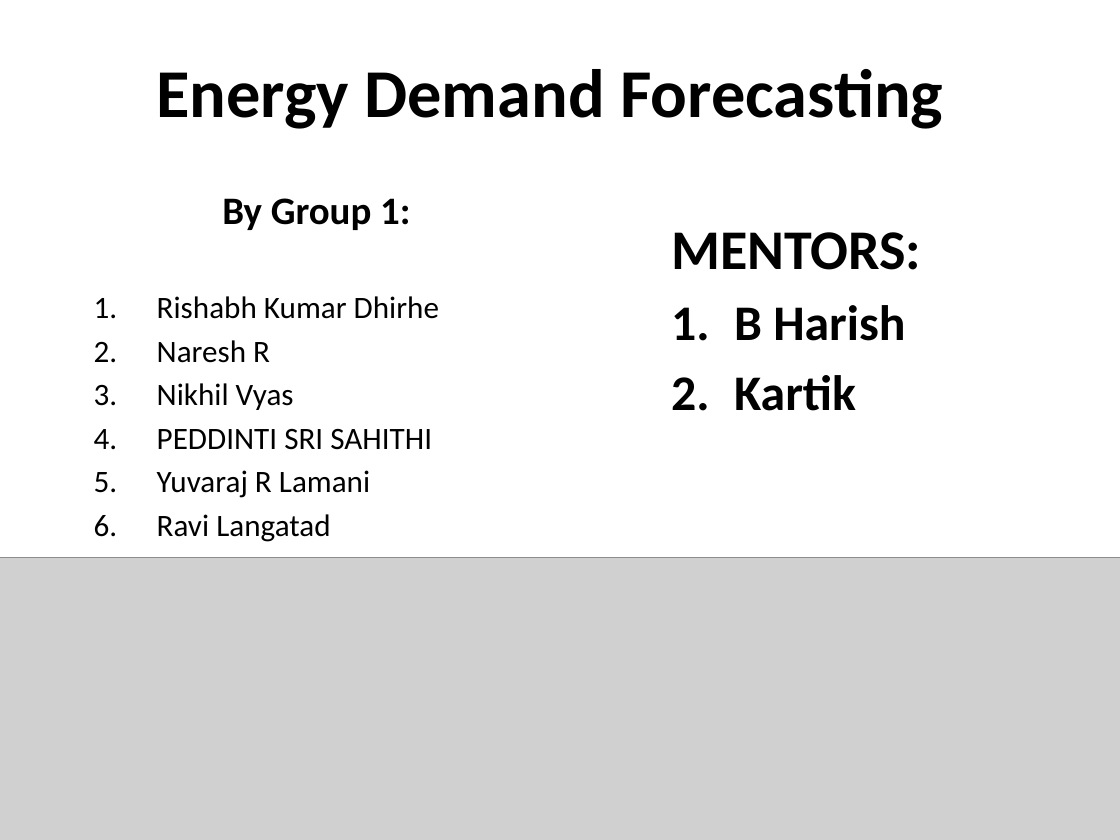
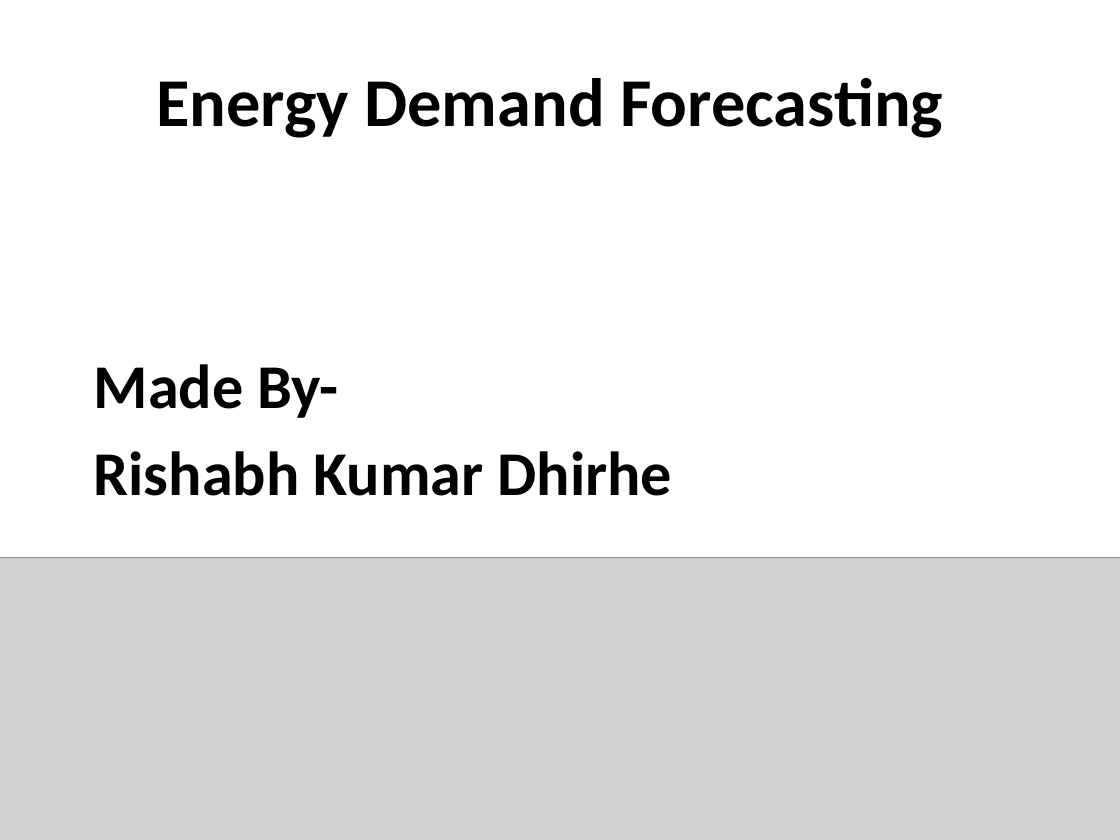
Before and after one commit to rizz045/Energy_Demand_Forecasting_Using_Time_Series_Analysis, a slide deck: slide 1 of Energy_Demand_Forecasting_Report.pptx. Drawn at 1120x840 pixels with LibreOffice and Linux fonts; fonts in the diff are those of the drawing; grey boxes stand for pictures. Boxes give left, top, right and bottom in pixels: in the first picture for what was removed or moved away, otherwise in the second. Text is boxed around its words. In the diff, an @@ line names an element or a change of style, - is before the commit and + after.

```diff
--- a/Energy_Demand_Forecasting_Report.pptx
+++ b/Energy_Demand_Forecasting_Report.pptx
@@ title "Energy Demand Forecasting": place and size @@
-title "Energy Demand Forecasting" at (156, 69, 943, 129)
+title "Energy Demand Forecasting" at (156, 78, 943, 138)
@@ text removed at (671, 232, 921, 411) @@
-MENTORS:
-1. B Harish
-2. Kartik
@@ subtitle "Made By-": place and size @@
-subtitle "Made By-" at (157, 198, 439, 558)
+subtitle "Made By-" at (94, 364, 672, 496)
@@ subtitle at (157, 340, 432, 558): paragraphs removed @@
-2. Naresh R
-3. Nikhil Vyas
-4. PEDDINTI SRI SAHITHI
-5. Yuvaraj R Lamani
-6. Ravi Langatad
-7. Rutuja Anil Pawar
@@ subtitle at (94, 364, 339, 418): text changed; size 25 to 40 pt @@
-By Group 1:
+Made By-
@@ subtitle at (94, 451, 672, 496): size 20 to 40 pt, bold on in "Rishabh Kumar Dhirhe"; bullet 1. to none; more space between paragraphs @@
```
Also in this commit, not shown: 1 other slide changed.
